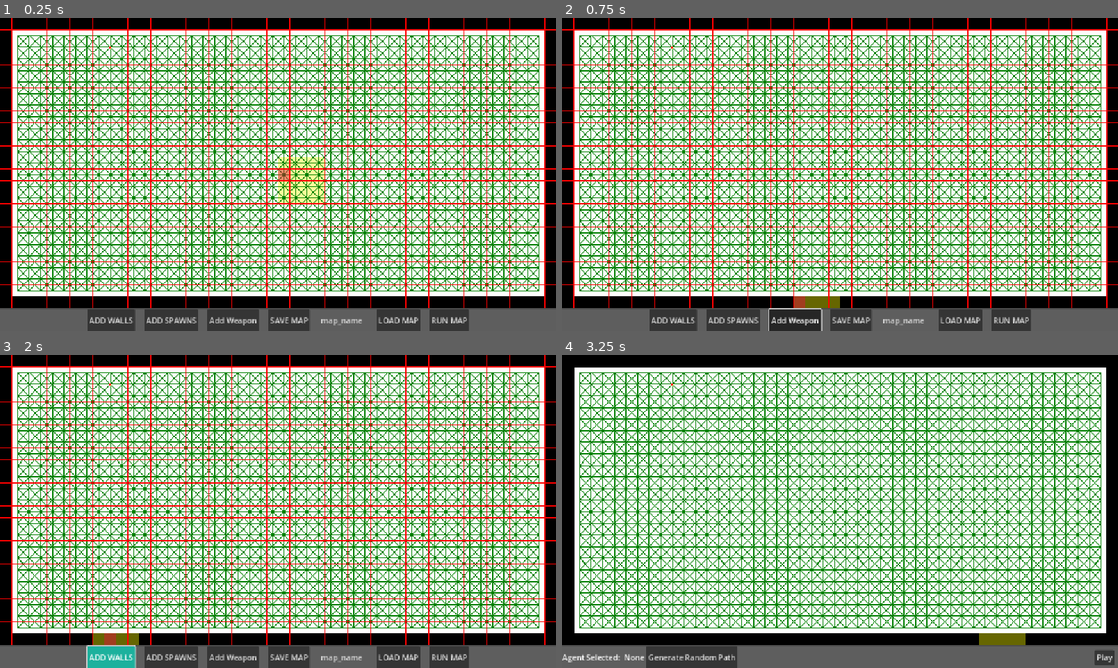
Above: before the commit, frames 1-4 (two rows, left to right).
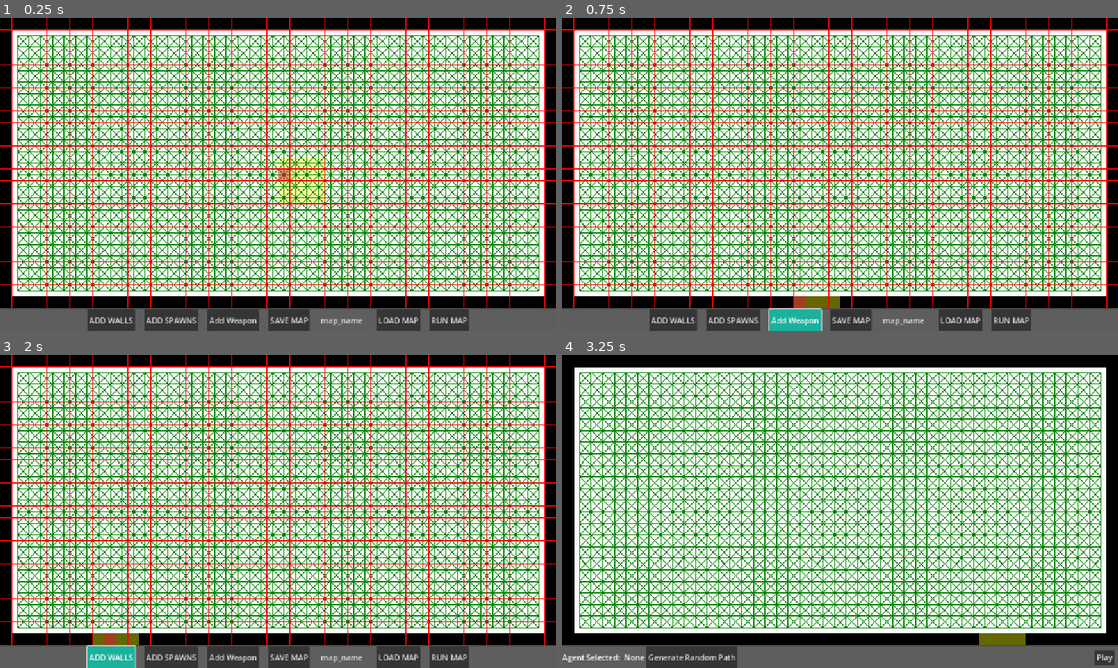
Above: after the commit, the same moments.

Repository: 702BH/GameAIProjects
Game: Godot game, scene res://ProgrammingGameAIByExample/Raven/raven_main_scene.tscn
Two runs of this game, one before a commit and one after it. Both use one fixed random seed, a clock stepped at 60 frames per second and the inputs below. The project has no main scene, so this scene is started directly.
Inputs:
- Up to frame 1 (0.25 s): no input
- Up to frame 2 (0.75 s): click "Add Weapon" at 0.5 s
- Up to frame 3 (2 s): click "ADD WALLS" at 1.25 s
- Up to frame 4 (3.25 s): click "ADD SPAWNS" at 2 s; click "RUN MAP" at 2.75 s

The runs differ from the first frame. In frame 1, less than 0.1% of the frame differs, in the area x 19-20%, y 9-10%; in frame 2, 0.6%, in the area x 19-47%, y 9-100%; in frame 3, less than 0.1%; in frame 4, less than 0.1%.
Error after the commit: Invalid access to property or key 'submitted' on a base object of type 'Node (RavenEventBus)'. (res://ProgrammingGameAIByExample/Raven/map_drawing.gd:25)

Commit message:
implemented event bus controlling UI popups

Diff:
--- a/aiforgamesprojects/ProgrammingGameAIByExample/Raven/RavenNode.gd
+++ b/aiforgamesprojects/ProgrammingGameAIByExample/Raven/RavenNode.gd
@@ -1,13 +1,18 @@
 class_name RavenNode
 extends "res://ProgrammingGameAIByExample/Graphs/graph_vertex.gd"
 
-enum NodeType {TRAVERSAL, WALL, SPAWN}
+enum NodeType {TRAVERSAL, WALL, SPAWN, ITEM}
 var node_type : NodeType
 var node_pos : Vector2
 var is_border : bool
+var item_type : RavenNodeItem = null
 
 func _init(_id: int, _node_type: NodeType, _node_pos:Vector2, _border: bool) -> void:
 	super(_id)
 	node_type = _node_type
 	node_pos = _node_pos
 	is_border = _border
+
+
+func set_item_type(_type: RavenNodeItem) -> void:
+	item_type = _type
--- a/aiforgamesprojects/ProgrammingGameAIByExample/Raven/Raven_Service_Bus.gd
+++ b/aiforgamesprojects/ProgrammingGameAIByExample/Raven/Raven_Service_Bus.gd
@@ -1 +1,9 @@
+class_name RavenEventBus
 extends Node
+
+
+var selected_node: RavenNode = null
+
+signal mode_changed(mode: MapDrawing.tool_state)
+signal weapon_popup()
+signal submitted_weapon(weapon: RavenNodeItemWeapon)
--- a/aiforgamesprojects/ProgrammingGameAIByExample/Raven/map_drawing.gd
+++ b/aiforgamesprojects/ProgrammingGameAIByExample/Raven/map_drawing.gd
@@ -2,8 +2,8 @@
 extends Node2D
 
 
-enum tool_state {NONE, WALL, SPAWNS}
-enum ui_state {MAP_EDITOR, MAP_RUNNING}
+enum tool_state {NONE, WALL, SPAWNS, WEAPONS}
+enum ui_state {MAP_EDITOR, MAP_RUNNING, MAP_SELECTIONS}
 
 var resolution := 24.0
 var rows := 0
@@ -19,6 +19,17 @@
 
 var cell_size
 var cell_space
+
+func _ready() -> void:
+	RavenServiceBus.mode_changed.connect(_on_mode_changed.bind())
+	RavenServiceBus.submitted.connect(_on_submitted.bind())
+
+func _on_mode_changed(mode: tool_state) -> void:
+	print(mode)
+	current_state = mode
+
+func _on_submitted() -> void:
+	pass
 
 func _process(delta: float) -> void:
 	queue_redraw()
@@ -58,6 +69,22 @@
 			var node: RavenNode = grid_world[wall_location.y][wall_location.x]
 			if node.node_type == RavenNode.NodeType.SPAWN:
 				node.node_type = RavenNode.NodeType.TRAVERSAL
+	elif current_state == tool_state.WEAPONS:
+		if Input.is_action_just_pressed("place"):
+			var wall_location = position_to_grid(get_global_mouse_position())
+			var node: RavenNode = grid_world[wall_location.y][wall_location.x]
+			if node.node_type == RavenNode.NodeType.TRAVERSAL:
+				RavenServiceBus.selected_node =node
+				RavenServiceBus.weapon_popup.emit()
+				#var item_type := RavenNodeItemWeapon.new(RavenNodeItemWeapon.WeaponSubtype.SHOTGUN)
+				#node.set_item_type(item_type)
+				#node.node_type = RavenNode.NodeType.ITEM
+		#elif Input.is_action_pressed("remove"):
+			#var wall_location = position_to_grid(get_global_mouse_position())
+			#var node: RavenNode = grid_world[wall_location.y][wall_location.x]
+			#if node.node_type == RavenNode.NodeType.ITEM:
+				#node.item_type = null
+				#node.node_type = RavenNode.NodeType.TRAVERSAL
 
 
 func _draw() -> void:
--- a/aiforgamesprojects/ProgrammingGameAIByExample/Raven/map_ui_editor.gd
+++ b/aiforgamesprojects/ProgrammingGameAIByExample/Raven/map_ui_editor.gd
@@ -7,6 +7,10 @@
 @onready var map_editor_ui := $Container/ButtonPanel/Buttons
 @onready var map_run_ui := $Container/ButtonPanel/RunMapUI
 @onready var agent_name_label := $Container/ButtonPanel/RunMapUI/HBoxContainer/AgentUI/selectedName
+@onready var weapon_popup := $WeaponTypeSelector
+@onready var weapon_cancel := $WeaponTypeSelector/VBoxContainer/VBoxContainer2/HBoxContainer2/HBoxContainer/WeaponCancel
+@onready var weapon_submit := $WeaponTypeSelector/VBoxContainer/VBoxContainer2/HBoxContainer2/HBoxContainer2/WeaponSubmit
+@onready var weapon_toggle := $Container/ButtonPanel/Buttons/Weapon
 
 var resolution := 24.0
 var rows := 0
@@ -25,7 +29,11 @@
 func _ready() -> void:
 	$Container/ButtonPanel/Buttons.visible = true
 	$Container/ButtonPanel/RunMapUI.visible = false
+	RavenServiceBus.weapon_popup.connect(_on_weapon_popup.bind())
 
+func _on_weapon_popup() -> void:
+	print("should be visible")
+	weapon_popup.visible = true
 
 func _on_walls_toggled(toggled_on: bool) -> void:
 	if toggled_on:
@@ -98,3 +106,19 @@
 	print(selected_agent)
 	if selected_agent:
 		selected_agent._on_generate_paths_pressed()
+
+
+func _on_weapon_toggled(toggled_on: bool) -> void:
+	if toggled_on:
+		RavenServiceBus.mode_changed.emit(MapDrawing.tool_state.WEAPONS)
+	else:
+		RavenServiceBus.mode_changed.emit(MapDrawing.tool_state.NONE)
+
+
+func _on_weapon_cancel_pressed() -> void:
+	weapon_popup.visible = false
+	weapon_toggle.button_pressed = false
+
+
+func _on_weapon_submit_pressed() -> void:
+	RavenServiceBus.submitted.emit()
--- a/aiforgamesprojects/ProgrammingGameAIByExample/Raven/map_ui_editor.tscn
+++ b/aiforgamesprojects/ProgrammingGameAIByExample/Raven/map_ui_editor.tscn
@@ -59,6 +59,7 @@
 
 [node name="Weapon" type="Button" parent="Container/ButtonPanel/Buttons"]
 layout_mode = 2
+theme_override_styles/pressed = ExtResource("3_birsf")
 toggle_mode = true
 button_group = ExtResource("4_62kta")
 text = "Add Weapon"
@@ -127,7 +128,9 @@
 
 [node name="WeaponTypeSelector" type="Panel" parent="."]
 visible = false
-custom_minimum_size = Vector2(200, 200)
+z_index = 50
+clip_contents = true
+custom_minimum_size = Vector2(400, 200)
 layout_mode = 1
 anchors_preset = 8
 anchor_left = 0.5
@@ -142,6 +145,7 @@
 grow_vertical = 2
 
 [node name="VBoxContainer" type="VBoxContainer" parent="WeaponTypeSelector"]
+clip_contents = true
 layout_mode = 1
 anchors_preset = 15
 anchor_right = 1.0
@@ -150,11 +154,15 @@
 grow_vertical = 2
 
 [node name="VBoxContainer" type="VBoxContainer" parent="WeaponTypeSelector/VBoxContainer"]
+clip_contents = true
 layout_mode = 2
 size_flags_vertical = 3
 
 [node name="HBoxContainer" type="HBoxContainer" parent="WeaponTypeSelector/VBoxContainer/VBoxContainer"]
-layout_mode = 2
+clip_contents = true
+layout_mode = 2
+size_flags_horizontal = 0
+size_flags_vertical = 0
 alignment = 1
 
 [node name="Label" type="Label" parent="WeaponTypeSelector/VBoxContainer/VBoxContainer/HBoxContainer"]
@@ -164,6 +172,12 @@
 [node name="OptionButton" type="OptionButton" parent="WeaponTypeSelector/VBoxContainer/VBoxContainer/HBoxContainer"]
 layout_mode = 2
 size_flags_horizontal = 3
+fit_to_longest_item = false
+item_count = 2
+popup/item_0/text = "SHOTGUN"
+popup/item_0/id = 0
+popup/item_1/text = "ROCKET_LAUNCHER"
+popup/item_1/id = 1
 
 [node name="VBoxContainer2" type="VBoxContainer" parent="WeaponTypeSelector/VBoxContainer"]
 layout_mode = 2
@@ -175,14 +189,14 @@
 layout_mode = 2
 size_flags_horizontal = 3
 
-[node name="Button" type="Button" parent="WeaponTypeSelector/VBoxContainer/VBoxContainer2/HBoxContainer2/HBoxContainer"]
+[node name="WeaponCancel" type="Button" parent="WeaponTypeSelector/VBoxContainer/VBoxContainer2/HBoxContainer2/HBoxContainer"]
 layout_mode = 2
 text = "Cancel"
 
 [node name="HBoxContainer2" type="HBoxContainer" parent="WeaponTypeSelector/VBoxContainer/VBoxContainer2/HBoxContainer2"]
 layout_mode = 2
 
-[node name="Button" type="Button" parent="WeaponTypeSelector/VBoxContainer/VBoxContainer2/HBoxContainer2/HBoxContainer2"]
+[node name="WeaponSubmit" type="Button" parent="WeaponTypeSelector/VBoxContainer/VBoxContainer2/HBoxContainer2/HBoxContainer2"]
 layout_mode = 2
 text = "Submit"
 
@@ -190,8 +204,11 @@
 [connection signal="mouse_exited" from="Container/GridContainer" to="Container/GridContainer" method="_on_mouse_exited"]
 [connection signal="toggled" from="Container/ButtonPanel/Buttons/Walls" to="." method="_on_walls_toggled"]
 [connection signal="toggled" from="Container/ButtonPanel/Buttons/Spawn" to="." method="_on_spawn_toggled"]
+[connection signal="toggled" from="Container/ButtonPanel/Buttons/Weapon" to="." method="_on_weapon_toggled"]
 [connection signal="pressed" from="Container/ButtonPanel/Buttons/Save" to="." method="_on_save_pressed"]
 [connection signal="pressed" from="Container/ButtonPanel/Buttons/Load" to="." method="_on_load_pressed"]
 [connection signal="pressed" from="Container/ButtonPanel/Buttons/RunMap" to="." method="_on_run_map_pressed"]
 [connection signal="pressed" from="Container/ButtonPanel/RunMapUI/HBoxContainer/AgentUI/RandomPath" to="." method="_on_random_path_pressed"]
 [connection signal="file_selected" from="LoadMapDialog" to="." method="_on_load_map_dialog_file_selected"]
+[connection signal="pressed" from="WeaponTypeSelector/VBoxContainer/VBoxContainer2/HBoxContainer2/HBoxContainer/WeaponCancel" to="." method="_on_weapon_cancel_pressed"]
+[connection signal="pressed" from="WeaponTypeSelector/VBoxContainer/VBoxContainer2/HBoxContainer2/HBoxContainer2/WeaponSubmit" to="." method="_on_weapon_submit_pressed"]
--- a/aiforgamesprojects/ProgrammingGameAIByExample/Raven/raven_main_scene.tscn
+++ b/aiforgamesprojects/ProgrammingGameAIByExample/Raven/raven_main_scene.tscn
@@ -13,13 +13,13 @@
 script = ExtResource("2_qcd6h")
 
 [node name="CanvasLayer" type="CanvasLayer" parent="."]
-layer = -2
+layer = 26
 
 [node name="UI" parent="CanvasLayer" instance=ExtResource("1_pnaga")]
 mouse_force_pass_scroll_events = false
 
 [node name="MapDrawing" type="Node2D" parent="."]
-z_index = -1
+z_index = 25
 script = ExtResource("3_wa7ej")
 
 [connection signal="map_load_request" from="CanvasLayer/UI" to="." method="_on_ui_map_load_request"]
--- a/aiforgamesprojects/project.godot
+++ b/aiforgamesprojects/project.godot
@@ -13,6 +13,10 @@
 config/name="AIForGamesProjects"
 config/features=PackedStringArray("4.4", "Forward Plus")
 config/icon="res://icon.svg"
+
+[autoload]
+
+RavenServiceBus="*res://ProgrammingGameAIByExample/Raven/Raven_Service_Bus.gd"
 
 [display]
 
